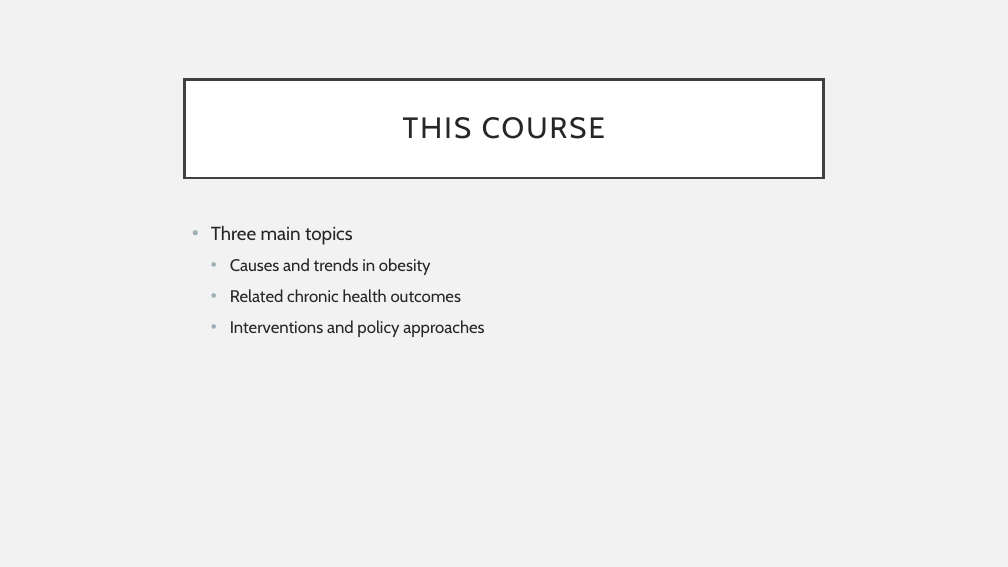
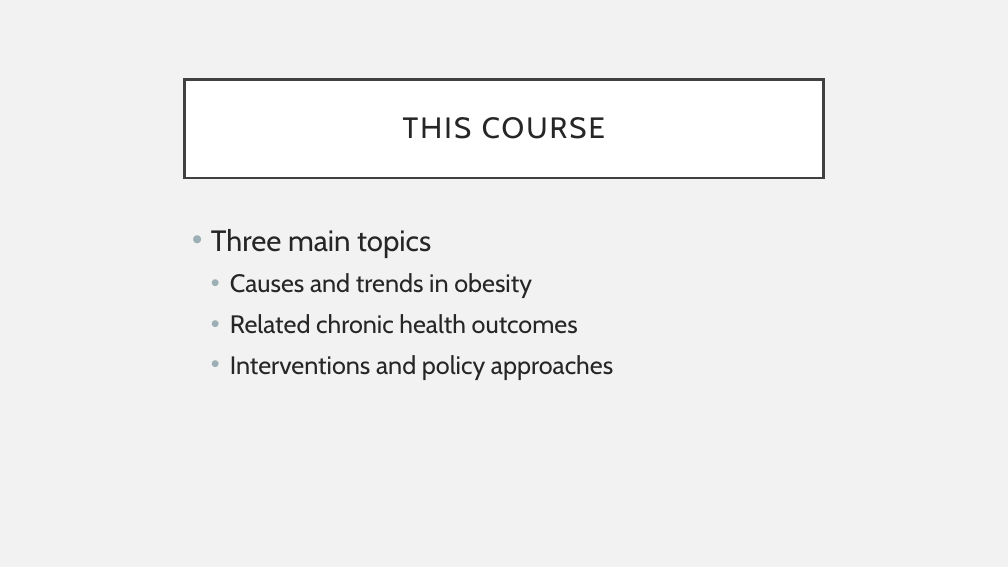
Before and after one commit to detricksnyder/TeachingLectures, a slide deck: slide 9 of Michigan/PUBLHLTH403/Lecture 1- Syllabus Review.pptx (slide 6 before the commit). Drawn at 1008x567 pixels with LibreOffice and Linux fonts; fonts in the diff are those of the drawing. Boxes give left, top, right and bottom in pixels: in the first picture for what was removed or moved away, otherwise in the second. Text is boxed around its words. In the diff, an @@ line names an element or a change of style, - is before the commit and + after.

```diff
--- a/Michigan/PUBLHLTH403/Lecture 1- Syllabus Review.pptx
+++ b/Michigan/PUBLHLTH403/Lecture 1- Syllabus Review.pptx
@@ text "Three main topics" at box(211, 229, 613, 380): size 18 to 28 pt in "Three main topics"; size 16 to 24 pt in "Causes and trends in obesity", "Related chronic health outcomes", "Interventions and policy approaches" @@
```
Also in this commit, not shown: 4 other slides changed, 5 slides added, 1 other file.
